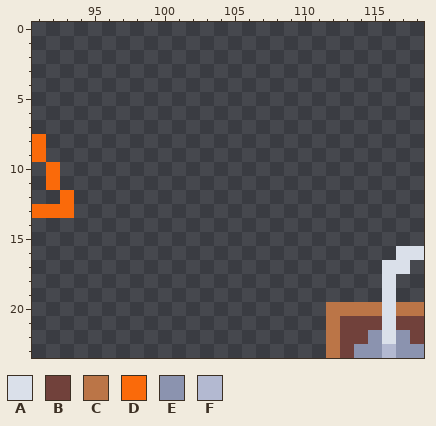
Pixel-art file, stored at assets/tileset.ase. The picture above was drawn from the file before the commit.
256x256 pixels, 1 frame. Shown: x 91..118, y 0..23.
Visible layers, top first: "Over", "Tileset", "Bg".
Palette (. is transparent): A #dae0ea  B #71413b  C #bb7547  D #fa6a0a  E #8b93af  F #b3b9d1
Pixels before, first column x 91:
 8 D...........................
 9 D...........................
10 .D..........................
11 .D..........................
12 ..D.........................
13 DDD.........................
14 ............................
15 ............................
16 ..........................AA
17 .........................AA.
18 .........................A..
19 .........................A..
20 .....................CCCCACC
21 .....................CBBBABB
22 .....................CBBEAEB
23 .....................CBEEFEE
The same view after the edit:
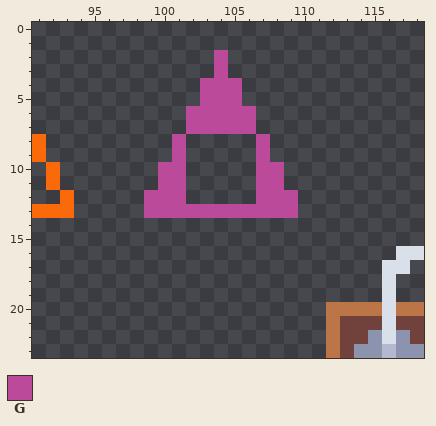
Colours new in this view: G #bc4a9b
Diff:
Changed rows in their new state; - is an unchanged pixel.
Layer "Bg":
first column x 99:
 2 -----G-----
 3 -----G-----
 4 ----GGG----
 5 ----GGG----
 6 ---GGGGG---
 7 ---GGGGG---
 8 --G-----G--
 9 --G-----G--
10 -GG-----GG-
11 -GG-----GG-
12 GGG-----GGG
13 GGGGGGGGGGG
Boxes around the changes in both pictures, in picture pixels (x1, y1, x2, y2):
added: (144, 50, 298, 218)
